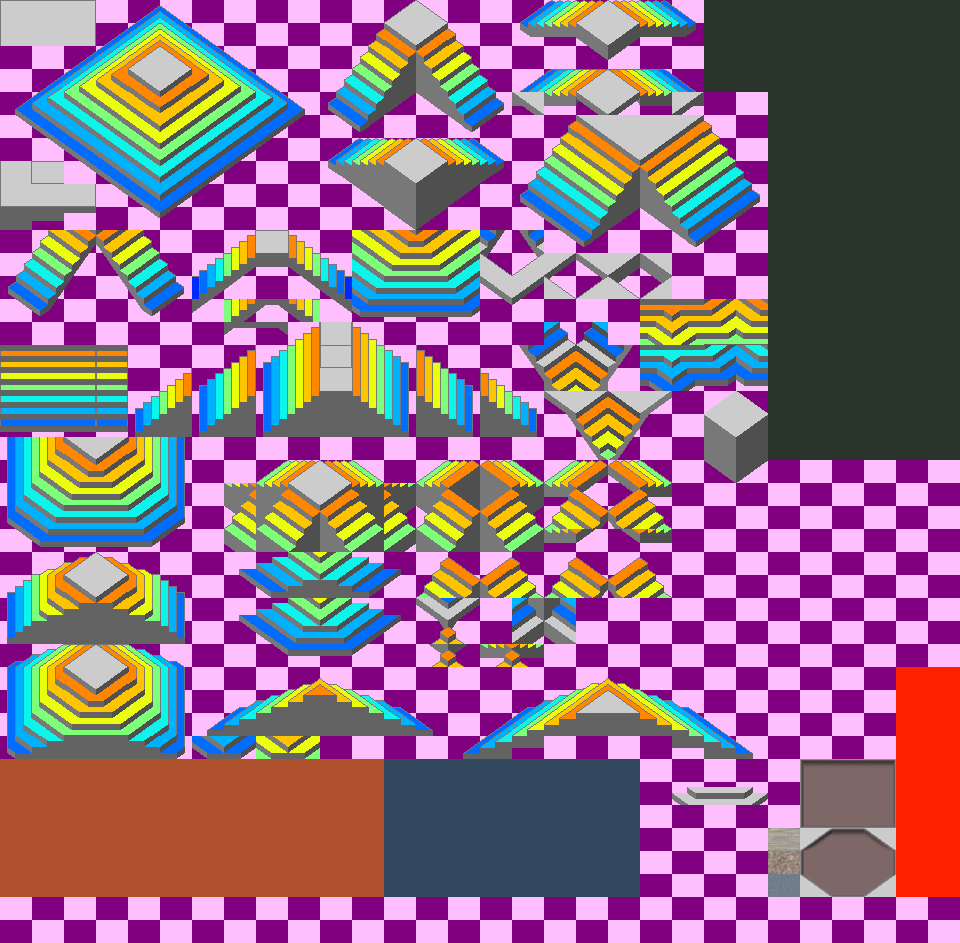
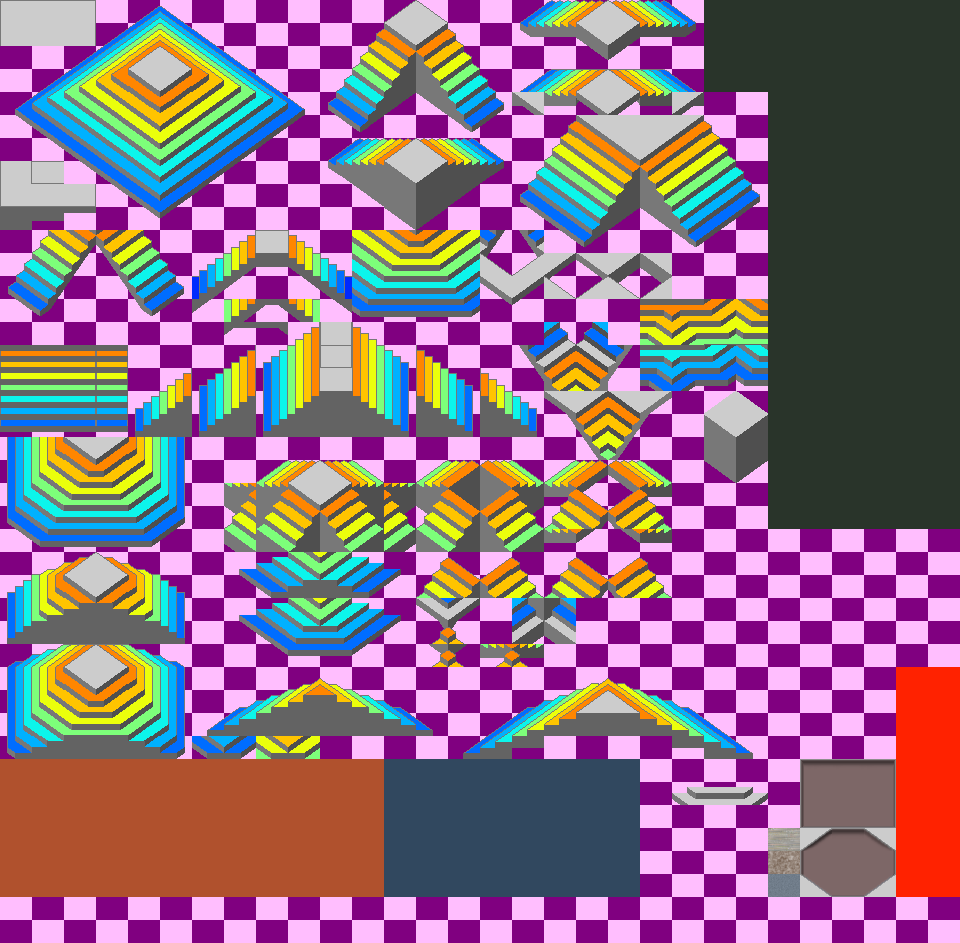
Layer changes from the first 960 × 943 image to the second:
painted on "Colour" over [768, 460, 960, 529]
painted on "Objects" over [880, 460, 960, 517]
